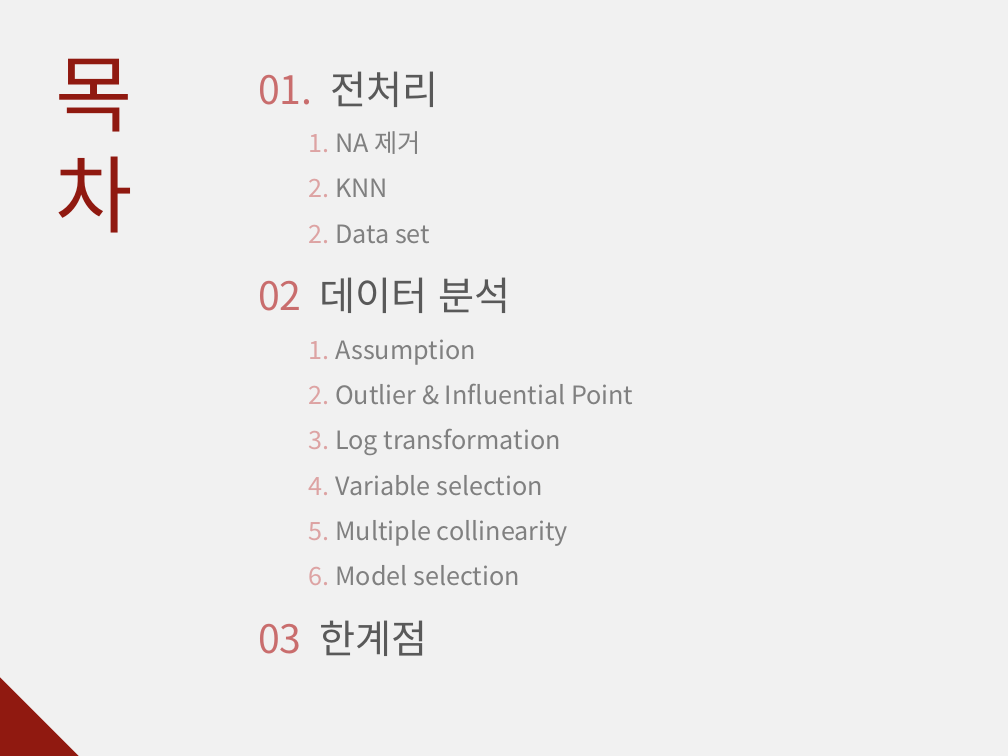
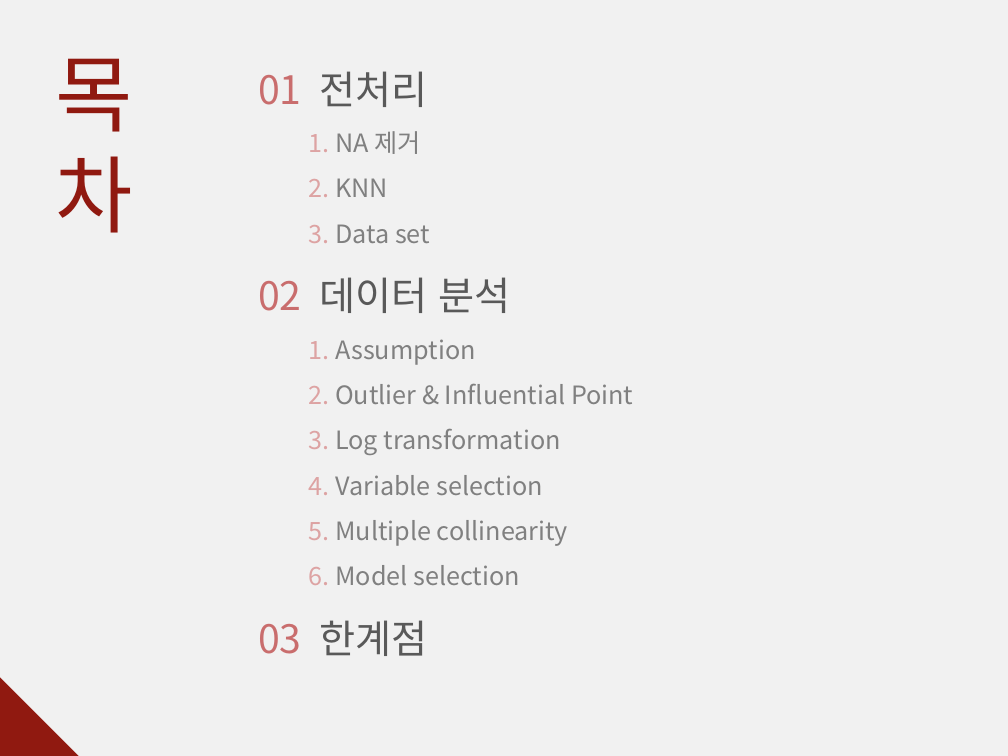
Before and after one commit to JE-Sim/new_bigdata_set, a slide deck: slide 2 of 회귀분석.pptx. Drawn at 1008x756 pixels with LibreOffice and Linux fonts; fonts in the diff are those of the drawing. Boxes give left, top, right and bottom in pixels: in the first picture for what was removed or moved away, otherwise in the second. Text is boxed around its words. In the diff, an @@ line names an element or a change of style, - is before the commit and + after.

```diff
--- a/회귀분석.pptx
+++ b/회귀분석.pptx
@@ text at bbox=[258, 71, 427, 107]: text changed; text colour #C96D6D to #595959 @@
-01. 전처리
+01 전처리
@@ text at bbox=[309, 224, 430, 243]: text changed @@
-  2. Data set
+  3. Data set
```
Also in this commit, not shown: 1 other slide changed.
